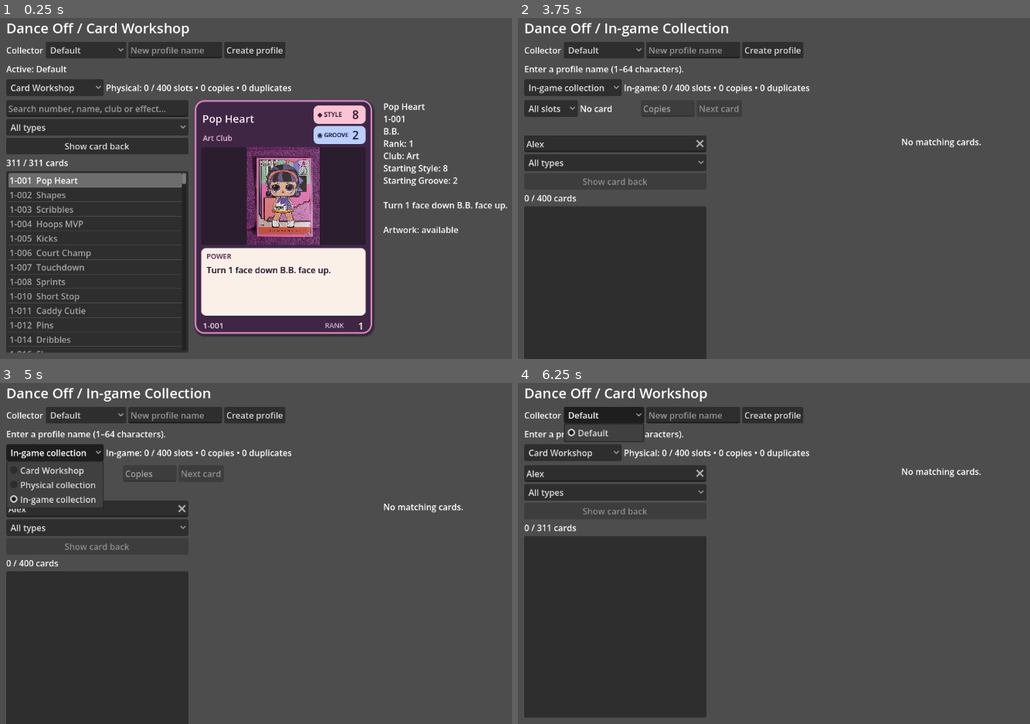
Above: before the commit, frames 1-4 (two rows, left to right).
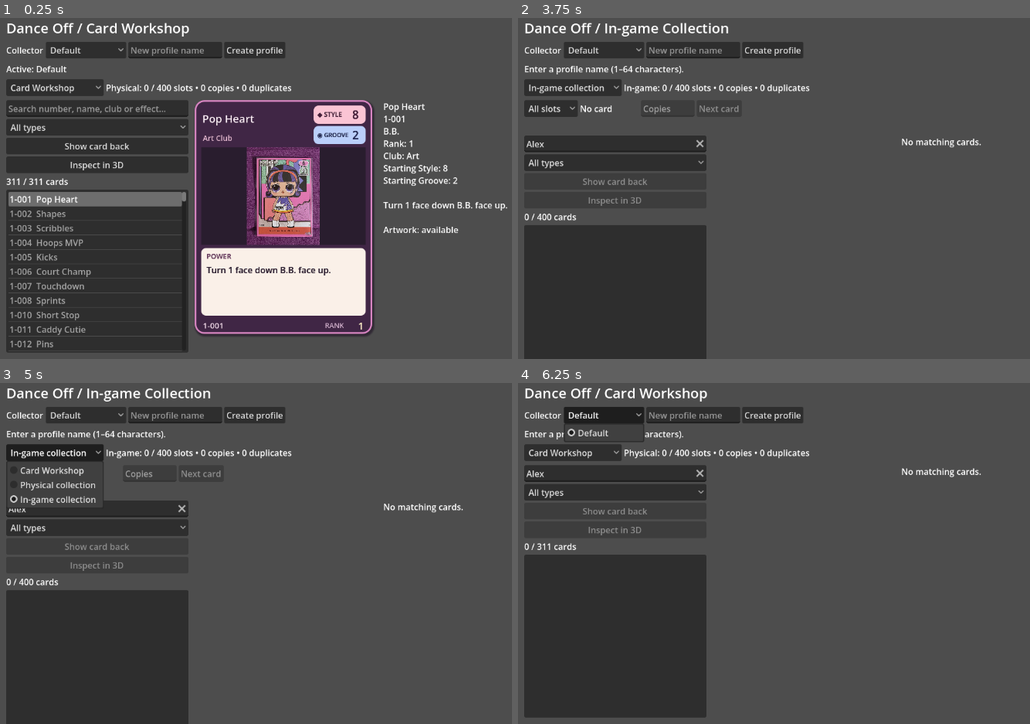
Above: after the commit, the same moments.

Repository: evevioletrose-hash/lol-tcg-sim
Game: Godot game, scene res://main.tscn
Two runs of this game, one before a commit and one after it. Both use one fixed random seed, a clock stepped at 60 frames per second and the inputs below.
Inputs (mouse positions are in pixels of both pictures, inside the frame that each line leads up to):
- Up to frame 1 (0.25 s): no input
- Up to frame 2 (3.75 s): click (615, 110) at 0.52 s; type "Alex" at 0.6 s; click "Default" at 1.25 s; click "Create profile" at 2 s; click "Card Workshop" at 2.75 s; click "All types" at 3.5 s
- Up to frame 3 (5 s): click "In-game collection" at 4.25 s
- Up to frame 4 (6.25 s): click "All slots" at 5 s; click "Default" at 5.75 s

The runs differ from the first frame. In frame 1, 6.8% of the frame differs, in the area x 1-37%, y 40-99%; in frame 2, 2.0%; in frame 3, 2.0%; in frame 4, 1.9%.

Commit message:
Prototype portable texture-fed 3D cards and optional workshop inspection

Diff:
--- a/main.gd
+++ b/main.gd
@@ -58,7 +58,8 @@
 	var artwork_test = "--card-artwork-test" in OS.get_cmdline_user_args()
 	var bb_test = "--bb-presentation-test" in OS.get_cmdline_user_args()
 	var family_test = "--card-family-test" in OS.get_cmdline_user_args()
-	var testing = editor_test or reconciliation_test or provenance_test or physical_test or digital_test or artwork_test or bb_test or family_test or "--card-workshop-test" in OS.get_cmdline_user_args()
+	var preview_3d_test = "--card-3d-test" in OS.get_cmdline_user_args()
+	var testing = editor_test or reconciliation_test or provenance_test or physical_test or digital_test or artwork_test or bb_test or family_test or preview_3d_test or "--card-workshop-test" in OS.get_cmdline_user_args()
 	if library == null or not library.has_method("run_smoke_test"):
 		push_error("LOL_WORKSHOP initialization failed")
 		if testing:
@@ -68,7 +69,9 @@
 	await get_tree().process_frame
 	await get_tree().process_frame
 	if testing:
-		if family_test:
+		if preview_3d_test:
+			get_tree().quit(library.run_3d_preview_test())
+		elif family_test:
 			get_tree().quit(library.run_card_family_test())
 		elif bb_test:
 			get_tree().quit(library.run_bb_presentation_test())
--- /dev/null
+++ b/src/card_viewer/card_inspector_3d.gd
@@ -0,0 +1,110 @@
+extends SubViewportContainer
+
+const CardObject = preload("res://src/presentation/card_object_3d.gd")
+const BODY_PATH = "res://assets/3d/card_mesh.tres"
+var front_source: Card
+var back_source: Card
+var front_view: SubViewport
+var back_view: SubViewport
+var world_view: SubViewport
+var object: Node3D
+var camera: Camera3D
+var dragging: bool = false
+var yaw: float = 0.0
+var pitch: float = 0.0
+
+# The two texture sources are ordinary catalogue card scenes, not a second
+# implementation of printed fields. No dependencies on Blender import.
+func setup(game: Game, definition: Dictionary, face_up: bool) -> bool:
+	if definition.is_empty():
+		return false
+	stretch = true
+	mouse_filter = Control.MOUSE_FILTER_STOP
+	tooltip_text = "Drag to rotate the card. Show card front/back resets orientation."
+	var landscape = definition.type == Game.Card_Types.Place
+	var pixels = Vector2i(442, 333) if landscape else Vector2i(333, 442)
+	front_view = _make_source(pixels)
+	back_view = _make_source(pixels)
+	front_source = game.spawn_card_definition(definition, front_view)
+	back_source = game.spawn_card_definition(definition, back_view)
+	if front_source == null or back_source == null:
+		return false
+	for source in [front_source, back_source]:
+		source.set_anchors_preset(Control.PRESET_TOP_LEFT)
+		source.position = Vector2.ZERO
+		source.size = Vector2(pixels)
+		source.get_node("Button").mouse_filter = Control.MOUSE_FILTER_IGNORE
+	front_source.set_face(true)
+	back_source.set_face(false)
+	world_view = SubViewport.new()
+	world_view.name = "InspectionWorld"
+	world_view.own_world_3d = true
+	world_view.transparent_bg = true
+	world_view.render_target_update_mode = SubViewport.UPDATE_WHEN_VISIBLE
+	add_child(world_view)
+	object = CardObject.new()
+	world_view.add_child(object)
+	var dimensions = Vector2(pixels) / float(maxi(pixels.x, pixels.y)) * 3.0
+	var mesh: Mesh = null
+	if ResourceLoader.exists(BODY_PATH, "Mesh"):
+		mesh = ResourceLoader.load(BODY_PATH, "Mesh") as Mesh
+	if not object.configure(front_view.get_texture(), back_view.get_texture(), dimensions, mesh):
+		return false
+	camera = Camera3D.new()
+	camera.projection = Camera3D.PROJECTION_ORTHOGONAL
+	camera.position = Vector3(0, 0, 6)
+	world_view.add_child(camera)
+	camera.current = true
+	var light = DirectionalLight3D.new()
+	light.rotation_degrees = Vector3(-35, -25, 0)
+	world_view.add_child(light)
+	resized.connect(_fit_camera)
+	_fit_camera()
+	set_face(face_up)
+	return true
+
+func _make_source(pixels: Vector2i) -> SubViewport:
+	var viewport = SubViewport.new()
+	viewport.size = pixels
+	viewport.transparent_bg = true
+	viewport.disable_3d = true
+	# Static faces need only one render. The containing inspector remains live.
+	viewport.render_target_update_mode = SubViewport.UPDATE_DISABLED
+	# Sibling viewports cannot be direct children of the stretching container.
+	var sources = get_node_or_null("TextureSources")
+	if sources == null:
+		sources = Node.new()
+		sources.name = "TextureSources"
+		add_child(sources)
+	sources.add_child(viewport)
+	viewport.render_target_update_mode = SubViewport.UPDATE_ONCE
+	return viewport
+
+func _fit_camera() -> void:
+	if not is_instance_valid(camera) or not is_instance_valid(object):
+		return
+	var aspect = maxf(0.01, size.x / maxf(1.0, size.y))
+	camera.size = maxf(object.extent.y, object.extent.x / aspect) * 1.15
+
+func set_face(up: bool) -> void:
+	yaw = 0.0 if up else PI
+	pitch = 0.0
+	_apply_rotation()
+
+func _apply_rotation() -> void:
+	if is_instance_valid(object):
+		object.rotation = Vector3(pitch, yaw, 0.0)
+
+func _gui_input(event: InputEvent) -> void:
+	if event is InputEventMouseButton and event.button_index == MOUSE_BUTTON_LEFT:
+		dragging = event.pressed
+		accept_event()
+	elif event is InputEventMouseMotion and dragging:
+		yaw = fposmod(yaw + event.relative.x * 0.012, TAU)
+		pitch = clampf(pitch + event.relative.y * 0.012, -0.65, 0.65)
+		_apply_rotation()
+		accept_event()
+
+func _notification(what: int) -> void:
+	if what == NOTIFICATION_MOUSE_EXIT:
+		dragging = false
--- a/src/card_viewer/card_library.gd
+++ b/src/card_viewer/card_library.gd
@@ -4,6 +4,9 @@
 var game: Game
 var preview: Card
 var flip_button: Button
+var inspect_3d_button: Button
+var inspect_3d: SubViewportContainer
+const Inspector3D = preload("res://src/card_viewer/card_inspector_3d.gd")
 var selected_id: String = ""
 var archivist: bool = false
 var draft: Dictionary = {}
@@ -75,6 +78,13 @@
 	var catalogue_panel = type_filter.get_parent()
 	catalogue_panel.add_child(flip_button)
 	catalogue_panel.move_child(flip_button, type_filter.get_index() + 1)
+	inspect_3d_button = Button.new()
+	inspect_3d_button.text = "Inspect in 3D"
+	inspect_3d_button.disabled = true
+	inspect_3d_button.visible = not archivist
+	inspect_3d_button.pressed.connect(_toggle_3d)
+	catalogue_panel.add_child(inspect_3d_button)
+	catalogue_panel.move_child(inspect_3d_button, flip_button.get_index() + 1)
 	type_filter.select(0)
 	search.text_changed.connect(_on_search_changed)
 	type_filter.item_selected.connect(_on_filter_changed)
@@ -217,13 +227,43 @@
 	if not is_instance_valid(preview):
 		return
 	preview.set_face(not preview.face_up)
+	if is_instance_valid(inspect_3d):
+		inspect_3d.set_face(preview.face_up)
 	_sync_flip_button()
 
 func _sync_flip_button() -> void:
 	flip_button.disabled = not is_instance_valid(preview)
 	flip_button.text = "Show card front" if is_instance_valid(preview) and not preview.face_up else "Show card back"
+	inspect_3d_button.disabled = archivist or not is_instance_valid(preview)
+
+func _close_3d() -> void:
+	if is_instance_valid(inspect_3d):
+		inspect_3d.free()
+	inspect_3d = null
+	if is_instance_valid(preview):
+		preview.show()
+	inspect_3d_button.text = "Inspect in 3D"
+
+func _toggle_3d() -> void:
+	if is_instance_valid(inspect_3d):
+		_close_3d()
+		return
+	if archivist or not is_instance_valid(preview) or not game.card_database.has(selected_id):
+		return
+	var candidate = Inspector3D.new()
+	preview_holder.add_child(candidate)
+	candidate.set_anchors_and_offsets_preset(Control.PRESET_FULL_RECT)
+	if not candidate.setup(game, game.card_database[selected_id], preview.face_up):
+		candidate.free()
+		inspect_3d_button.tooltip_text = "3D unavailable; showing the 2D card."
+		return
+	inspect_3d = candidate
+	preview.hide()
+	inspect_3d_button.text = "Return to 2D"
+	inspect_3d_button.tooltip_text = ""
 
 func clear_preview() -> void:
+	_close_3d()
 	if is_instance_valid(preview):
 		preview.free()
 	preview = null
@@ -1458,3 +1498,57 @@
 		push_error(failure)
 	print("LOL_CARD_FAMILY counts=%s failures=%d" % [str(counts), failures.size()])
 	return 0 if failures.is_empty() else 1
+
+func run_3d_preview_test() -> int:
+	var failures: Array[String] = []
+	var ids: Array[String] = []
+	for kind in [Game.Card_Types.BB, Game.Card_Types.Item, Game.Card_Types.Surprise, Game.Card_Types.Place]:
+		for id in game.card_database:
+			if game.card_database[id].type == kind:
+				ids.append(id)
+				break
+	for id in ids:
+		show_card(id)
+		_toggle_3d()
+		if not is_instance_valid(inspect_3d):
+			failures.append(id + ": failed to open 3D")
+			continue
+		var definition: Dictionary = game.card_database[id]
+		var inspector = inspect_3d
+		if preview.visible or inspector.front_source.catalogue_id != id or inspector.back_source.catalogue_id != id:
+			failures.append(id + ": 2D/3D identity mismatch")
+		if inspector.front_source.card_name != definition.name or inspector.front_source.text != definition.text or inspector.front_source.rank != definition.rank:
+			failures.append(id + ": 2D/3D printed field mismatch")
+		if not inspector.front_source.face_up or inspector.back_source.face_up:
+			failures.append(id + ": front/back source state")
+		if inspector.front_source.type == Game.Card_Types.BB:
+			if inspector.front_source.base_style != definition.style or inspector.front_source.base_groove != definition.groove:
+				failures.append(id + ": B.B. stat parity")
+		if not inspector.object.using_authored_mesh:
+			failures.append(id + ": original card body unavailable")
+		if (inspector.object.extent.x > inspector.object.extent.y) != (definition.type == Game.Card_Types.Place):
+			failures.append(id + ": physical orientation")
+		_flip_preview()
+		if not is_equal_approx(inspector.object.rotation.y, PI) or preview.face_up:
+			failures.append(id + ": flip sync")
+		_toggle_3d()
+		if is_instance_valid(inspect_3d) or not preview.visible or preview.face_up:
+			failures.append(id + ": 2D restore")
+	# A generic host can supply textures without any authored geometry.
+	var image = Image.create(4, 4, false, Image.FORMAT_RGBA8)
+	image.fill(Color.WHITE)
+	var texture = ImageTexture.create_from_image(image)
+	var standalone = preload("res://src/presentation/card_object_3d.gd").new()
+	if not standalone.configure(texture, texture, Vector2(2, 3)) or standalone.using_authored_mesh or not standalone.body.mesh is BoxMesh:
+		failures.append("Portable fallback body")
+	standalone.free()
+	show_card("1-001")
+	_toggle_3d()
+	show_card("1-400")
+	if is_instance_valid(inspect_3d) or not preview.visible:
+		failures.append("Selection did not dispose 3D inspector")
+	refresh_list()
+	for failure in failures:
+		push_error(failure)
+	print("LOL_3D_PREVIEW types=%d failures=%d" % [ids.size(), failures.size()])
+	return 0 if failures.is_empty() else 1
--- /dev/null
+++ b/src/presentation/card_object_3d.gd
@@ -0,0 +1,57 @@
+extends Node3D
+## A game-independent world-space card. Supply two textures and a face aspect.
+## The host owns any SubViewports that produce those textures.
+
+var body: MeshInstance3D
+var front: MeshInstance3D
+var back: MeshInstance3D
+var extent: Vector2
+var using_authored_mesh: bool = false
+const THICKNESS = 0.035
+
+func configure(front_texture: Texture2D, back_texture: Texture2D, dimensions: Vector2, authored_mesh: Mesh = null) -> bool:
+	if front_texture == null or back_texture == null or dimensions.x <= 0 or dimensions.y <= 0:
+		return false
+	for child in get_children():
+		child.free()
+	extent = dimensions
+	body = MeshInstance3D.new()
+	body.name = "Body"
+	var edge = StandardMaterial3D.new()
+	edge.albedo_color = Color(0.36, 0.19, 0.39)
+	edge.roughness = 0.6
+	body.material_override = edge
+	using_authored_mesh = false
+	if authored_mesh != null:
+		var bounds = authored_mesh.get_aabb()
+		if bounds.size.x > 0 and bounds.size.y > 0 and bounds.size.z > 0:
+			body.mesh = authored_mesh
+			body.scale = Vector3(extent.x, extent.y, THICKNESS) / bounds.size
+			body.position = -bounds.get_center() * body.scale
+			using_authored_mesh = true
+	if not using_authored_mesh:
+		var box = BoxMesh.new()
+		box.size = Vector3(extent.x, extent.y, THICKNESS)
+		body.mesh = box
+	add_child(body)
+	front = _make_face("Front", front_texture, false)
+	back = _make_face("Back", back_texture, true)
+	return true
+
+func _make_face(node_name: String, texture: Texture2D, reversed: bool) -> MeshInstance3D:
+	var face = MeshInstance3D.new()
+	face.name = node_name
+	var quad = QuadMesh.new()
+	quad.size = extent
+	face.mesh = quad
+	var material = StandardMaterial3D.new()
+	material.shading_mode = BaseMaterial3D.SHADING_MODE_UNSHADED
+	material.albedo_texture = texture
+	material.transparency = BaseMaterial3D.TRANSPARENCY_ALPHA_SCISSOR
+	material.alpha_scissor_threshold = 0.5
+	material.texture_filter = BaseMaterial3D.TEXTURE_FILTER_LINEAR
+	face.material_override = material
+	face.position.z = -(THICKNESS * 0.5 + 0.002) if reversed else THICKNESS * 0.5 + 0.002
+	face.rotation.y = PI if reversed else 0.0
+	add_child(face)
+	return face
Not shown, changed: docs/card-presentation.md
Not shown, changed: docs/restoration.md
Not shown, changed: docs/roadmap.md
